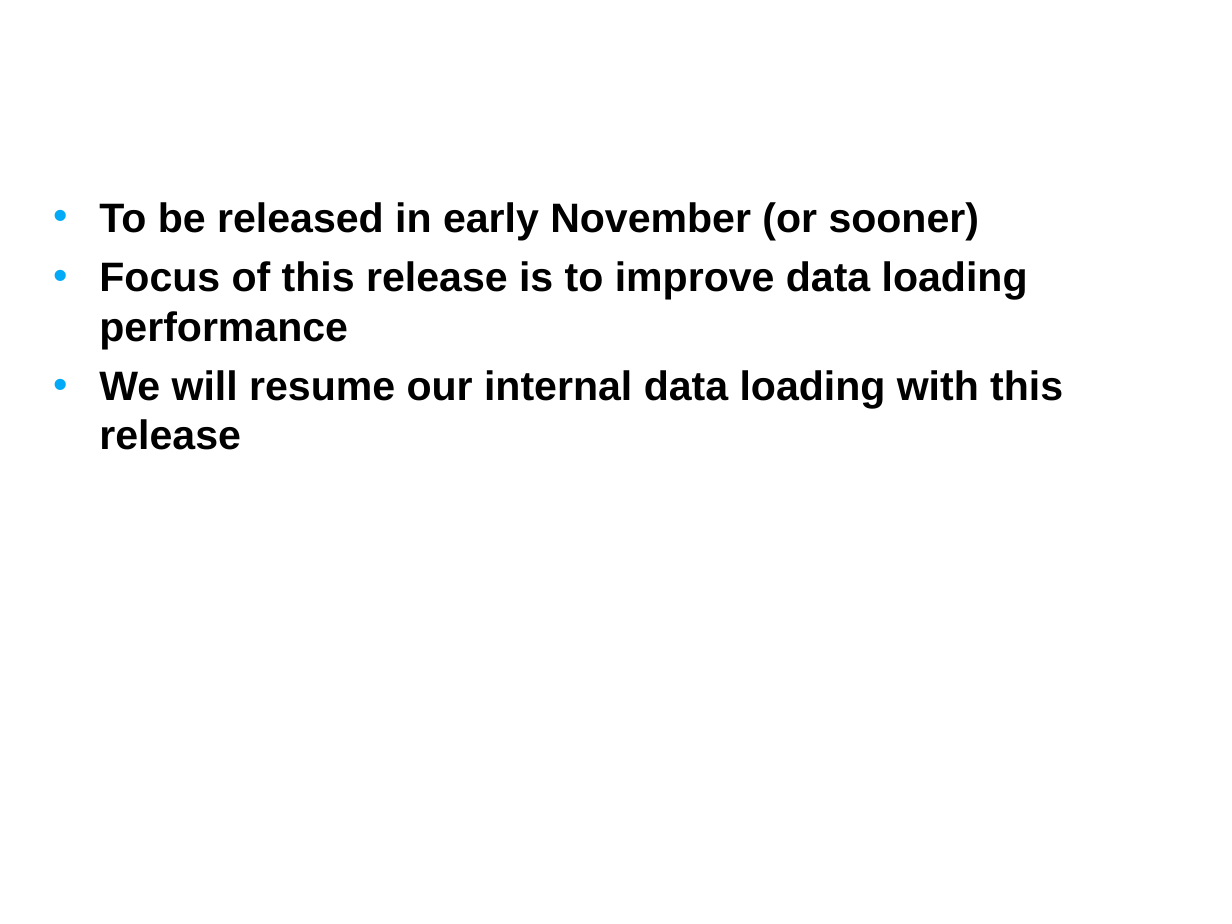
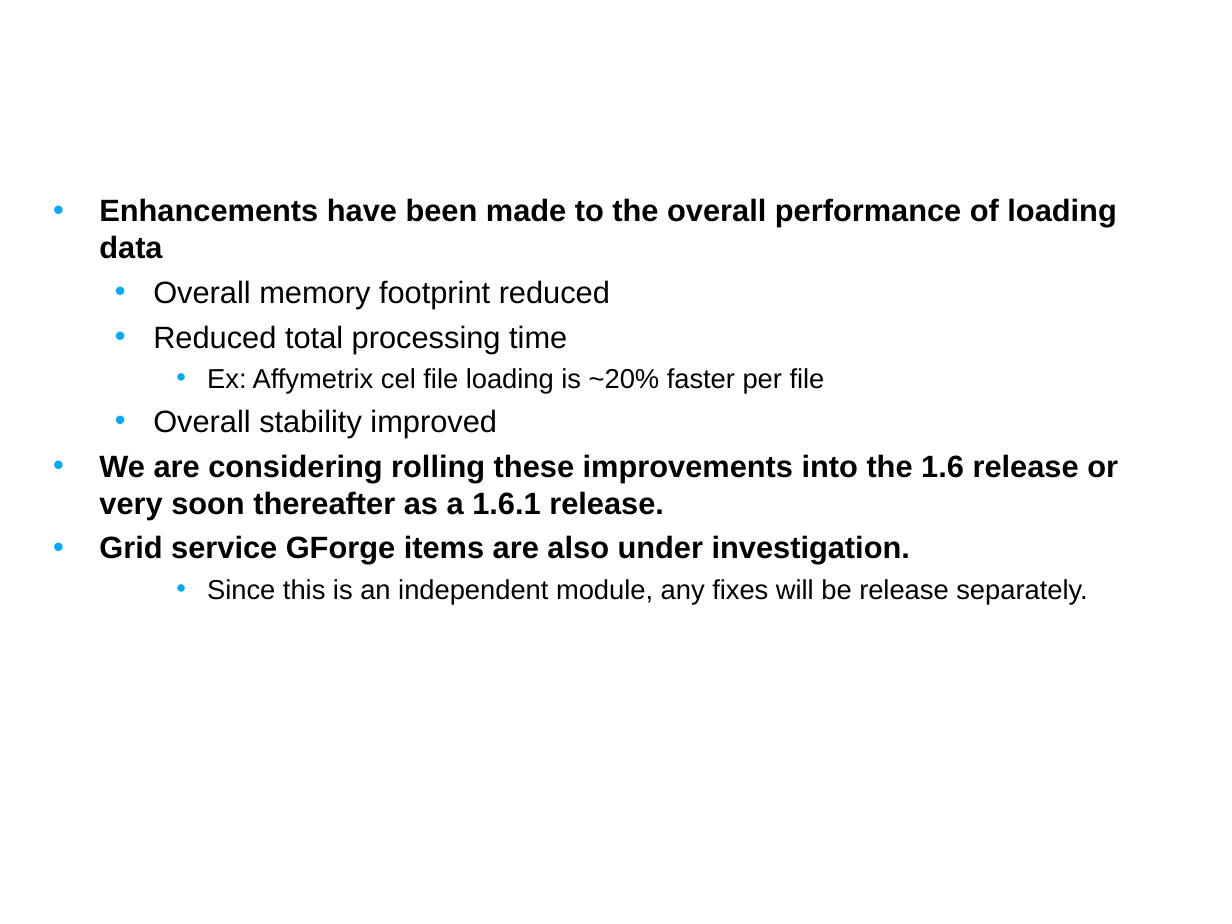
Before and after one commit to NCIP/caarray-docs, a slide deck: slide 4 of project_management/open_meetings/caArray User Community Meeting Oct17.ppt (slide 6 before the commit). Drawn at 1232x924 pixels with LibreOffice and Linux fonts; fonts in the diff are those of the drawing; background and template pictures are left out. Boxes give left, top, right and bottom in pixels: in the first picture for what was removed or moved away, otherwise in the second. Text is boxed around its words. In the diff, an @@ line names an element or a change of style, - is before the commit and + after.

```diff
--- a/project_management/open_meetings/caArray User Community Meeting Oct17.ppt
+++ b/project_management/open_meetings/caArray User Community Meeting Oct17.ppt
@@ text at box(99, 198, 1118, 604): text changed; size 24 to 18 pt @@
-• To be released in early November (or sooner)
-• Focus of this release is to improve data loading performance
-• We will resume our internal data loading with this release
+• Enhancements have been made to the overall performance of loading data
+  • Overall memory footprint reduced
+  • Reduced total processing time
+    • Ex: Affymetrix cel file loading is ~20% faster per file
+  • Overall stability improved
+• We are considering rolling these improvements into the 1.6 release or very soon thereafter as a 1.6.1 release.
+• Grid service GForge items are also under investigation.
+    • Since this is an independent module, any fixes will be release separately.
```
Also in this commit, not shown: 2 other slides changed, 1 slide added, 2 slides removed.
